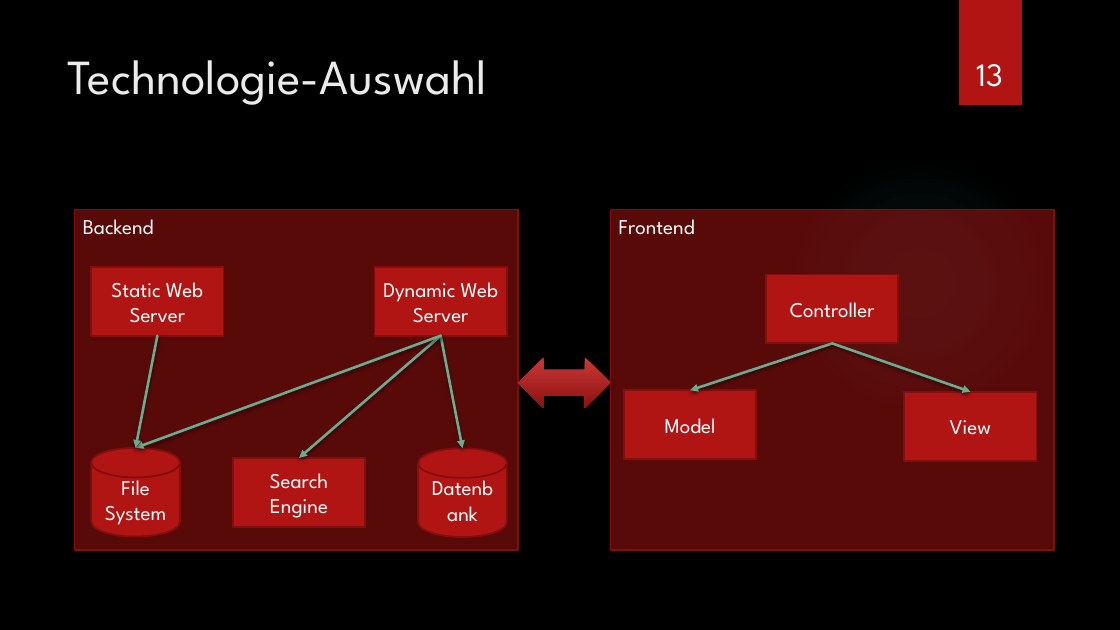
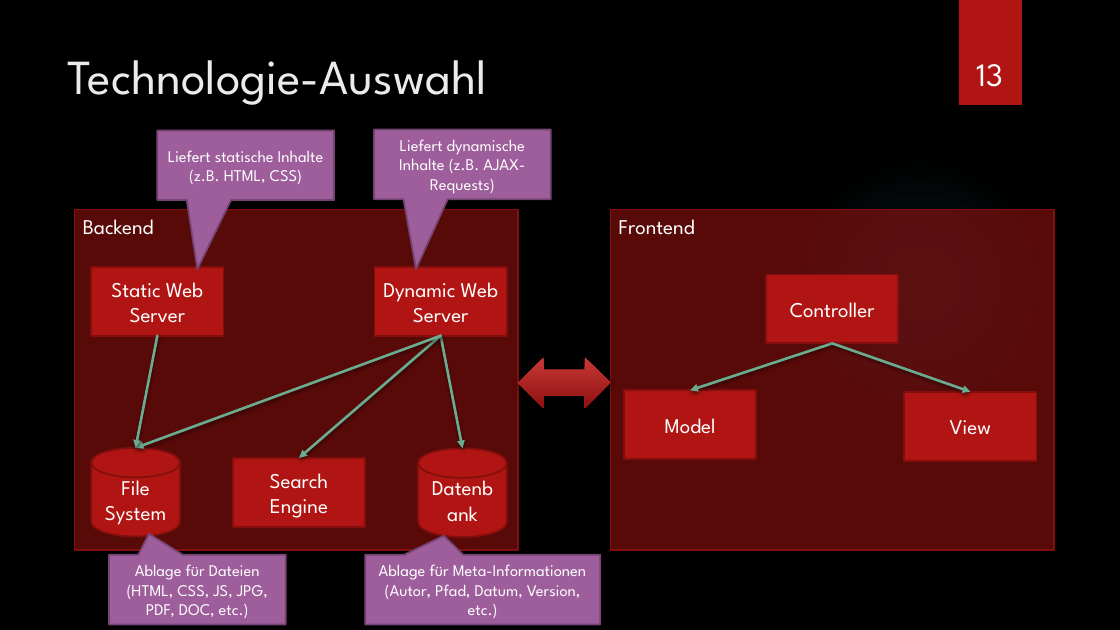
Before and after one commit to kanbanana/knowledgebase, a slide deck: slide 13 of docs/presentation/Technologie-Evaluation Zusammenfassung.pptx. Drawn at 1120x630 pixels with LibreOffice and Linux fonts; fonts in the diff are those of the drawing; background and template pictures are left out. Boxes give left, top, right and bottom in pixels: in the first picture for what was removed or moved away, otherwise in the second. Text is boxed around its words. In the diff, an @@ line names an element or a change of style, - is before the commit and + after.

```diff
--- a/docs/presentation/Technologie-Evaluation Zusammenfassung.pptx
+++ b/docs/presentation/Technologie-Evaluation Zusammenfassung.pptx
@@ speech box added at (x1=157, y1=130, x2=334, y2=200), fill #9E5E9B, outline #754673 1.5 pt, 14 pt, text #FFFFFF @@
+Liefert statische Inhalte (z.B. HTML, CSS)
@@ speech box added at (x1=374, y1=129, x2=550, y2=199), fill #9E5E9B, outline #754673 1.5 pt, 14 pt, text #FFFFFF @@
+Liefert dynamische Inhalte (z.B. AJAX-Requests)
@@ speech box added at (x1=109, y1=555, x2=286, y2=624), fill #9E5E9B, outline #754673 1.5 pt, 14 pt, text #FFFFFF @@
+Ablage für Dateien (HTML, CSS, JS, JPG, PDF, DOC, etc.)
@@ speech box added at (x1=365, y1=555, x2=601, y2=624), fill #9E5E9B, outline #754673 1.5 pt, 14 pt, text #FFFFFF @@
+Ablage für Meta-Informationen (Autor, Pfad, Datum, Version, etc.)
```
Also in this commit, not shown: 3 other slides changed, 1 slide added, 2 other files.
